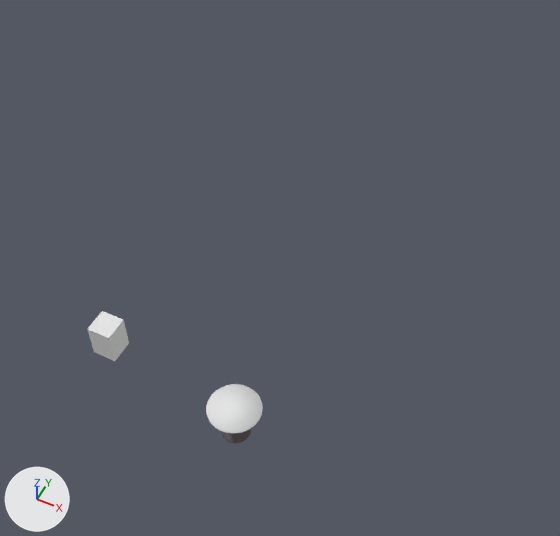
Two versions of the Blender file home.blend, one commit apart.
Camera for both pictures: a camera (50 mm lens) standing at (6.3, -12.93, 15.22) and looking at (0.38, -1.09, 0.43). The lights are fixed; the arrows at lower left show +X, +Y and +Z.
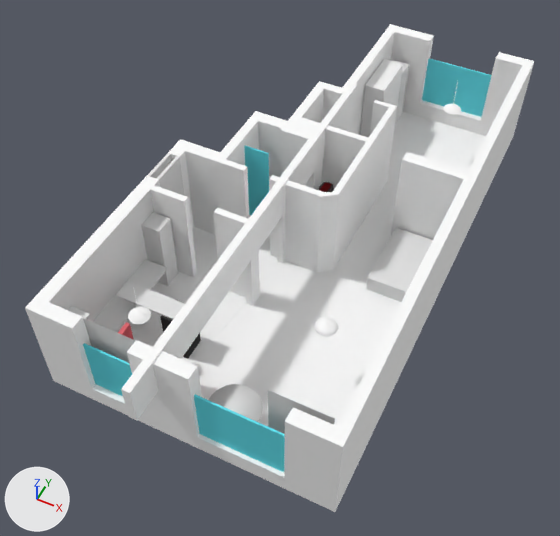
Where the change shows, as pixel boxes (x1, y1, x2, y2) in the pictures (560 x 536 px):
'walls', shown
    after: (25, 24, 534, 512)
'roof_beam', shown
    after: (121, 83, 358, 421)
'window', shown (cyan)
    after: (194, 394, 285, 472)
'Cube', shown
    after: (366, 228, 433, 302)
'window.002', shown (cyan)
    after: (422, 58, 491, 117)
'Cube.003', shown
    after: (142, 212, 178, 286)
'wardrobe.003', shown
    after: (360, 59, 403, 138)
'window.001', shown (cyan)
    after: (83, 343, 132, 396)
'shower_glass', shown (cyan)
    after: (244, 145, 269, 215)
'kitchen_table', shown
    after: (97, 259, 167, 332)
'table_extension', shown
    after: (117, 281, 185, 320)
'curtain.001', shown
    after: (83, 318, 135, 363)
'curtain', shown
    after: (268, 390, 335, 434)
'door_out', shown
    after: (156, 156, 184, 196)
'white_metal_lamp.001', shown
    after: (315, 298, 338, 336)
'white_metal_lamp', shown
    after: (128, 287, 151, 324)
'wardrobe', shown
    after: (390, 59, 409, 124)
'booze_cabinet', shown
    after: (160, 299, 201, 359)
'door_out.001', shown
    after: (147, 153, 172, 178)
'white_metal_lamp.002', shown
    after: (443, 82, 461, 115)
'bus_bench.001', shown
    after: (118, 322, 134, 340)
'Cube.004', shown
    after: (68, 306, 92, 343)
'Cube.002', shown
    after: (320, 183, 331, 192)
'Cube.001', shown
    after: (319, 182, 333, 192)

What the commit changed:
Object 'door_out.001' (ob_door_out_001) is now shown.
Object 'door_out' (ob_door_out) is now shown.
Object 'walls' (ob_walls) is now shown.
Object 'white_metal_lamp.002' (ob_white_metal_lamp_002) is now shown.
Object 'white_metal_lamp.001' (ob_white_metal_lamp_001) is now shown.
Object 'curtain.001' (ob_curtain_001) is now shown.
Object 'curtain' (ob_curtain) is now shown.
Object 'booze_cabinet' (ob_booze_cabinet) is now shown.
Object 'bus_bench.001' (ob_bus_bench_001) is now shown.
Object 'table_extension' (ob_table_extension) is now shown.
Object 'white_metal_lamp' (ob_white_metal_lamp) is now shown.
Object 'Cube.004' (ob_cube_004) is now shown.
Object 'Cube.003' (ob_cube_003) is now shown.
Object 'Cube.002' (ob_cube_002) is now shown.
Object 'Cube.001' (ob_cube_001) is now shown.
Object 'Cube' (ob_cube) is now shown.
Object 'roof_beam' (ob_roof_beam) is now shown.
Object 'shower_glass' (ob_shower_glass) is now shown.
Object 'wardrobe.003' (ob_wardrobe_003) is now shown.
Object 'window.002' (ob_window_002) is now shown.
Object 'window.001' (ob_window_001) is now shown.
Object 'window' (ob_window) is now shown.
Object 'kitchen_table' (ob_kitchen_table) is now shown.
Object 'wardrobe' (ob_wardrobe) is now shown.
